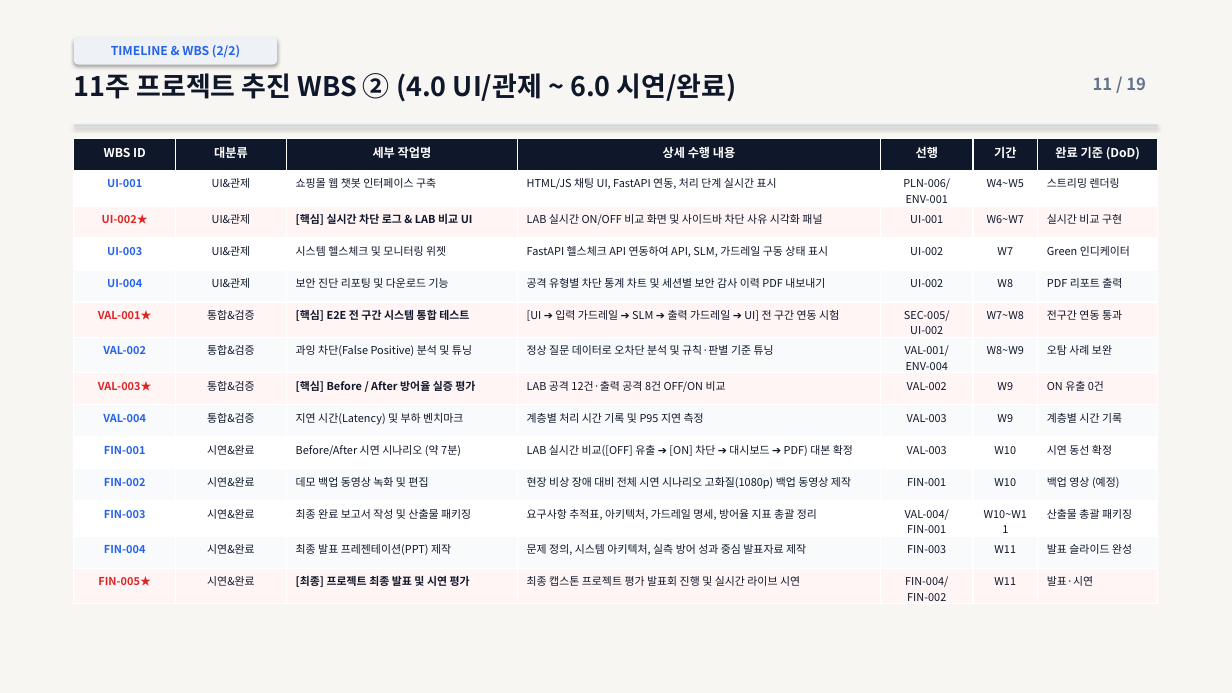
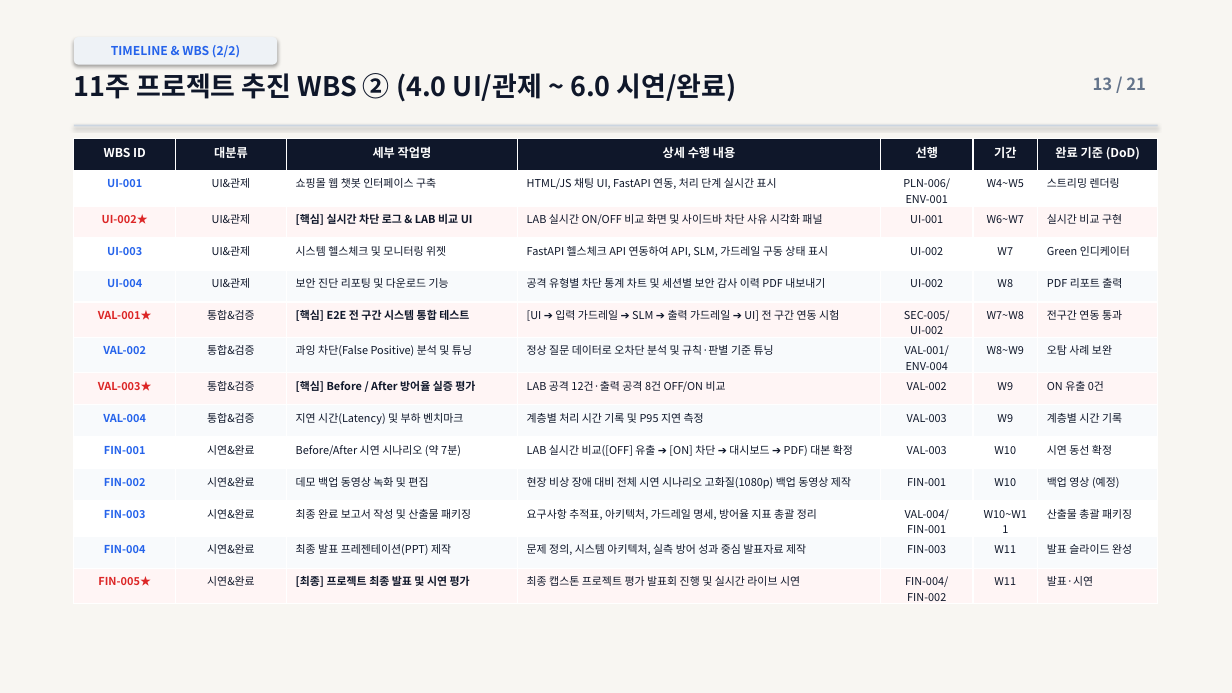
Before and after one commit to vcckm12/CMD_project_01, a slide deck: slide 13 of docs/presentation/final/발표자료.pptx (slide 11 before the commit). Drawn at 1232x693 pixels with LibreOffice and Linux fonts; fonts in the diff are those of the drawing. Boxes give left, top, right and bottom in pixels: in the first picture for what was removed or moved away, otherwise in the second. Text is boxed around its words. In the diff, an @@ line names an element or a change of style, - is before the commit and + after.

```diff
--- a/docs/presentation/final/발표자료.pptx
+++ b/docs/presentation/final/발표자료.pptx
@@ text at (1093,77,1146,90): text changed @@
-11 / 19
+13 / 21
```
Also in this commit, not shown: 16 other slides changed, 2 slides added, 2 other files.
